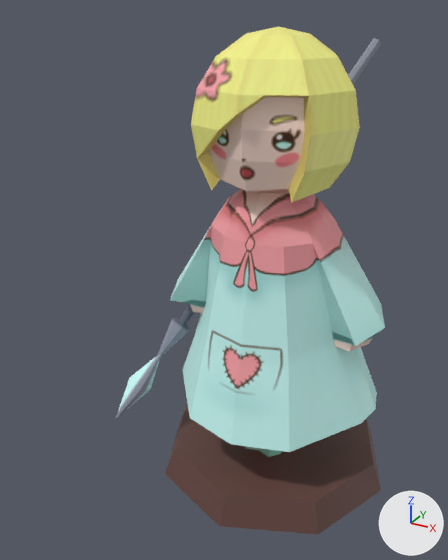
What one commit did to the FBX model Trucs_Graph/BoardGameCharacters/scenes/Asset_Pawn_Nana.fbx.
Before and after are seen from a camera (50 mm lens) standing at (0.193, -0.434, 0.397) and looking at (-0.033, -0.022, 0.191). The lights are fixed; the arrows at lower right show +X, +Y and +Z. Where no turn or scale is listed for an object, it has been applied to the vertices.

The first picture shows 'Nana_stand', 'STP_Nana_Body'.
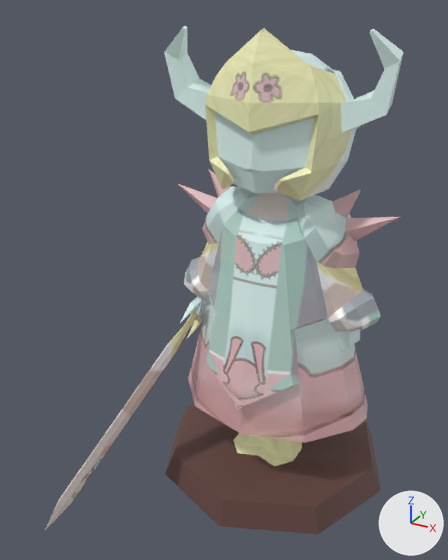
The newer file is also rescaled (x1.233), turned or shifted as a whole; pictures and numbers use the older file's frame.

Diff of the bpy script that builds the scene:
```diff
--- a/Trucs_Graph/BoardGameCharacters/scenes/Asset_Pawn_Nana.fbx.py
+++ b/Trucs_Graph/BoardGameCharacters/scenes/Asset_Pawn_Nana.fbx.py
@@ img_tex_pawns_2048x2048_png @@
-img_tex_pawns_2048x2048_png = load_image('TEX_Pawns_2048x2048.png', '../sourceimages/TEX_Pawns_2048x2048.png', 2048, 2048, 'sRGB')
+img_tex_pawns_2048x2048_png = load_image('TEX_Pawns_2048x2048.psd', '../sourceimages/TEX_Pawns_2048x2048.png', 2048, 2048, 'Non-Color')
@@ mat_psd_texture @@
+mat_psd_texture = bpy.data.materials.new('PSD_texture')
+# uses the picture img_tex_pawns_2048x2048_png
@@ me_mesh_001_1 @@
+me_mesh_001_1.from_pydata(...)  # 59 vertices, 69 faces; spans x -0.114..-0.056, y -0.176..0.022, z -0.022..0.141
+me_mesh_001_1.materials.append(mat_psd_texture)
@@ me_mesh_1 @@
+me_mesh_1.from_pydata(...)  # 420 vertices, 432 faces; spans x -0.097..0.097, y -0.062..0.085, z -0.014..0.35
+me_mesh_1.materials.append(mat_psd_texture)
@@ ob_stp_nana_body @@
-ob_stp_nana_body = bpy.data.objects.new('STP_Nana_Body', me_mesh)
-ob_stp_nana_body.location = (0.0, 0.0, 0.0253)
@@ ob_nana_sword @@
+ob_nana_sword = bpy.data.objects.new('nana_sword', me_mesh_001_1)
+ob_nana_sword.location = (0.0, 0.0021, 0.0349)
@@ ob_nana_body @@
+ob_nana_body = bpy.data.objects.new('nana_body', me_mesh_1)
+ob_nana_body.location = (0.0, 0.0021, 0.0349)
```

Location of each change, [x1, y1, x2, y2] in pixels of the pictures (448 x 560 px):
'STP_Nana_Body', deleted
    before: [115, 27, 385, 457]
'nana_body', added
    after: [164, 26, 403, 466]
'nana_sword', added
    after: [45, 297, 205, 530]
